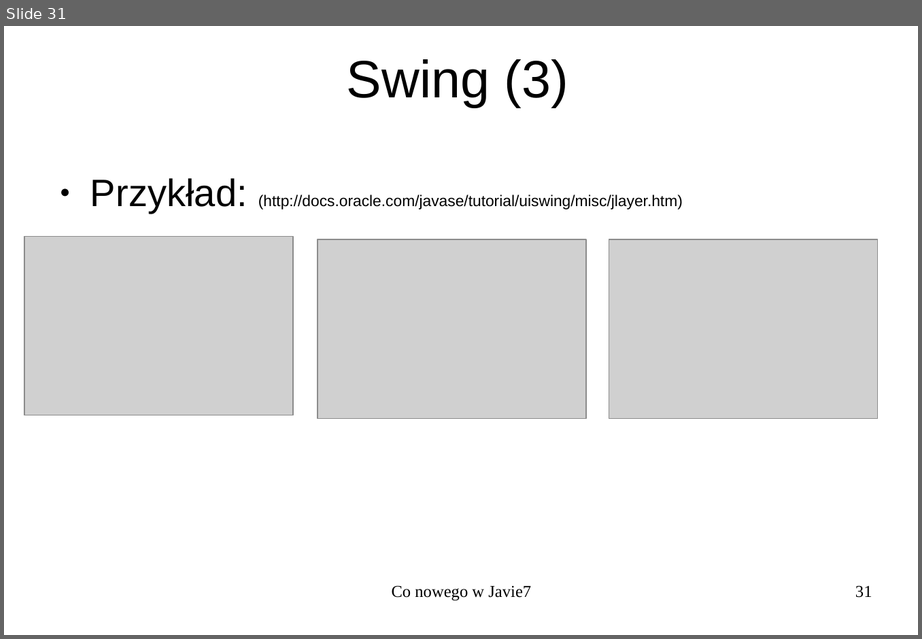
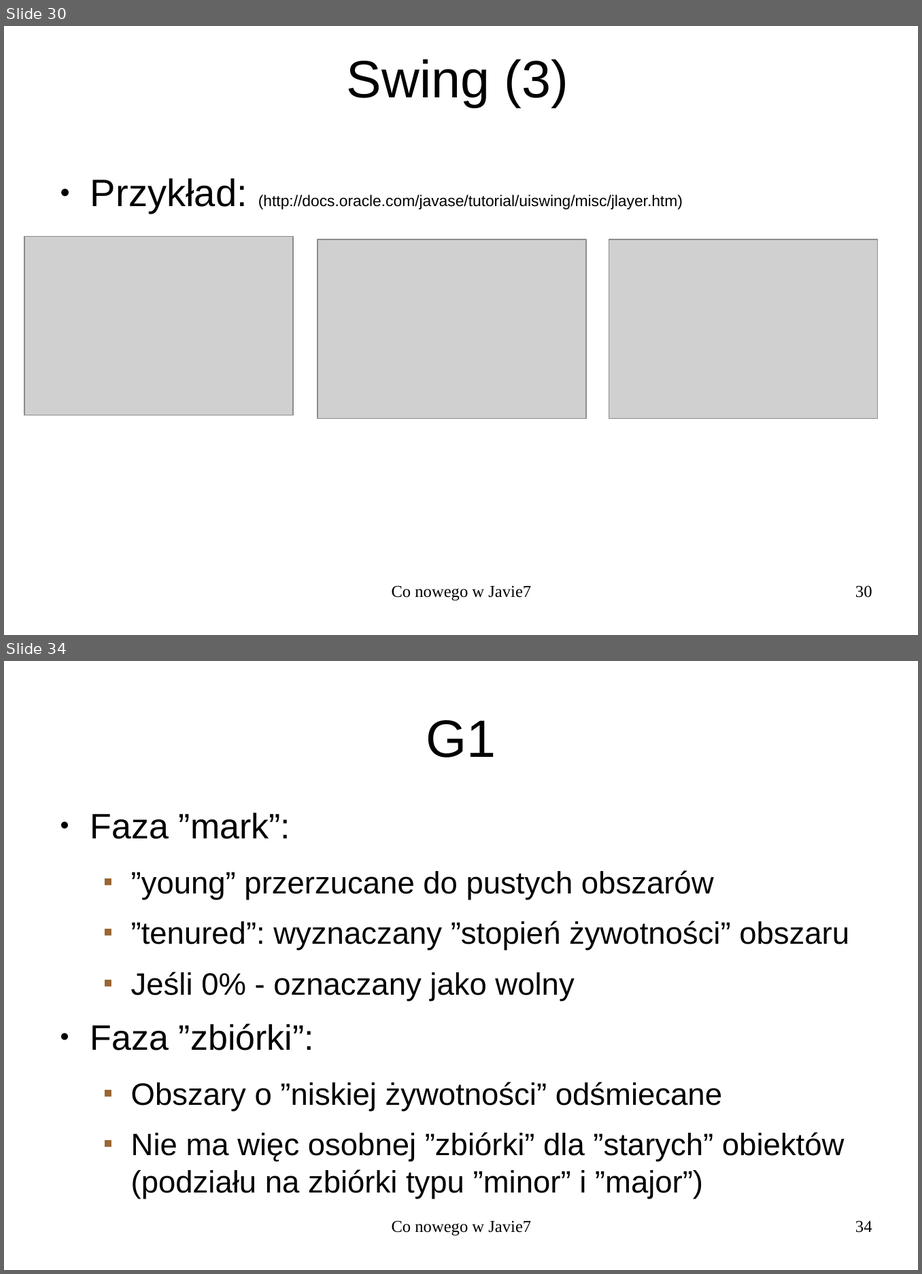
Before and after one commit to kamchy/myjavaprojects, a slide deck: PrezentacjaJava7.odp. Shown one above the other, each under a label of ours: slide 31 before the commit, slides 30 and 34 after it; the slides between them are not shown. The pictures are 922x639 and 922x1274 pixels, drawn with LibreOffice and Linux fonts; fonts in the diff are those of the drawing; grey boxes stand for pictures. Boxes give left, top, right and bottom in pixels: in the first picture for what was removed or moved away, otherwise in the second. Text is boxed around its words. In the diff, an @@ line names an element or a change of style, - is before the commit and + after.

```diff
--- a/PrezentacjaJava7.odp
+++ b/PrezentacjaJava7.odp
@@ slide 34 added at [4,661,918,1270], background #FFFFFF @@
@@ title added at [426,720,496,758], 44 pt, text #000000 @@
+G1
@@ text added at [90,813,849,1199], 25.9 pt, text #000000 @@
+● Faza ”mark”:
+  ■ ”young” przerzucane do pustych obszarów
+  ■ ”tenured”: wyznaczany ”stopień żywotności” obszaru
+  ■ Jeśli 0% - oznaczany jako wolny
+● Faza ”zbiórki”:
+  ■ Obszary o ”niskiej żywotności” odśmiecane
+  ■ Nie ma więc osobnej ”zbiórki” dla ”starych” obiektów (podziału na zbiórki typu ”minor” i ”major”)
@@ text added at [392,1221,531,1236], 14 pt, text #000000 @@
+Co nowego w Javie7
@@ page number added at [855,1221,872,1233], 14 pt, text #000000 @@
+34
@@ what was slide 31 is now slide 30 @@
@@ page number at [855,586,872,598]: text changed @@
-31
+30
```
Also in this commit, not shown: 11 slides changed, 1 other slide added, 1 other file.
